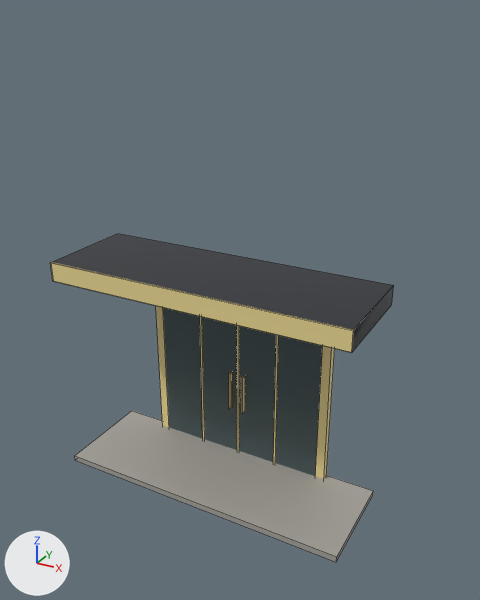
Before and after pictures for a commit that changed the FBX model unity/Assets/Models/Buildings/a2009/800/entrance_close.fbx.
Before and after are seen from a camera (50 mm lens) standing at (4.65, -8.91, 7.12) and looking at (0.4, -1.18, 3.25). Lighting does not change. The marker at lower left points along +X, +Y and +Z. The older version comes first. Mesh edges are drawn as thin lines. Where no turn or scale is listed for an object, it has been applied to the vertices.

Objects in the first picture: 'a2009/800/entrance_close'.
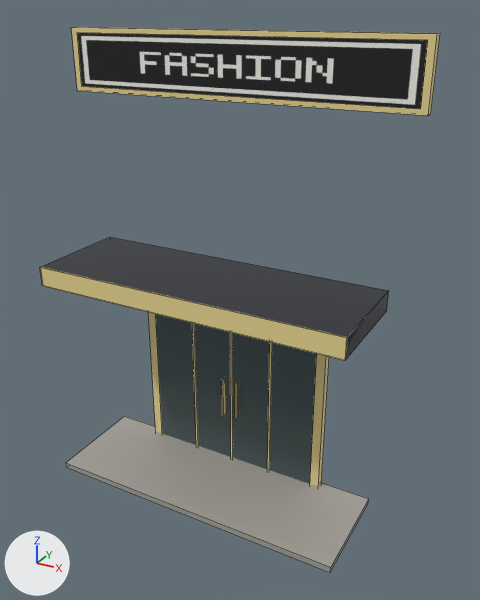
The change, as a diff of the scene's bpy script:
```diff
--- a/unity/Assets/Models/Buildings/a2009/800/entrance_close.fbx.py
+++ b/unity/Assets/Models/Buildings/a2009/800/entrance_close.fbx.py
@@ me_a2009_800_entrance_close @@
 # verts and faces of me_a2009_800_entrance_close; kept vertices keep their numbers, new ones are numbered from 84
-me_a2009_800_entrance_close.from_pydata(...)  # 84 vertices, 54 faces; spans x -2.4..2.4, y -2.02..-0.4, z -0.05..3.6
+me_a2009_800_entrance_close.from_pydata(...)  # 96 vertices, 60 faces; spans x -2.7..2.7, y -2.24..-0.62, z -0.05..6.85
+# me_a2009_800_entrance_close part 1: the loose piece of 8 vertices spanning x -2.4..2.4, y -2.0..-0.4, z -0.05..0.05 is scaled about its middle by (1.12, 0.075, 9), then moved by (0.0, 0.52, 6.4), in mat_bd_gold (yellow #edda95)
+# me_a2009_800_entrance_close part 2: the loose piece of 12 vertices spanning x -2.4..2.4, y -2.02..-0.4, z 3.3..3.6 is moved by (0.0, -0.22, 0.0)
+# me_a2009_800_entrance_close part 3: the loose piece of 8 vertices spanning x -1.6..1.6, y -0.52..-0.4, z 0.0..3.3 is moved by (0.0, -0.22, 0.0)
+# me_a2009_800_entrance_close part 4: the loose piece of 4 vertices spanning x -1.45..1.45, y -0.52, z 0.0..3.15 is moved by (0.0, -0.22, 0.0)
+# me_a2009_800_entrance_close part 5: the loose piece of 8 vertices spanning x -2.4..2.4, y -2.0..-0.4, z -0.05..0.05 is copied, and the copy is moved by (0.0, -0.22, 0.0); it spans x -2.4..2.4, y -2.22..-0.62, z -0.05..0.05
+# me_a2009_800_entrance_close part 6: the loose piece of 4 vertices spanning x -0.72..-0.68, y -0.52, z 0.0..3.15 is moved by (0.0, -0.22, 0.0)
+# me_a2009_800_entrance_close part 7: the loose piece of 4 vertices spanning x -0.02..0.02, y -0.52, z 0.0..3.15 is moved by (0.0, -0.22, 0.0)
+# me_a2009_800_entrance_close part 8: the loose piece of 4 vertices spanning x 0.68..0.72, y -0.52, z 0.0..3.15 is moved by (0.0, -0.22, 0.0)
+# me_a2009_800_entrance_close part 9: the loose piece of 8 vertices spanning x -0.14..-0.1, y -0.6..-0.52, z 0.9..1.6 is moved by (0.0, -0.22, 0.0)
+# me_a2009_800_entrance_close part 10: the loose piece of 8 vertices spanning x 0.1..0.14, y -0.6..-0.52, z 0.9..1.6 is moved by (0.0, -0.22, 0.0)
+# me_a2009_800_entrance_close part 11
+verts[84] = (-2.6, -0.74, 6.02)  # pixel (81, 86)
+verts[85] = (2.6, -0.74, 6.02)  # pixel (420, 108)
+verts[86] = (2.6, -0.74, 6.78)  # pixel (427, 40)
+verts[87] = (-2.6, -0.74, 6.78)  # pixel (77, 32)
+faces += [(84, 85, 86, 87)]  # mat_bd_sign_atlas (picture img_bd_sign_atlas_png)
+# other edits to the shape of me_a2009_800_entrance_close do not show in these pictures
 me_a2009_800_entrance_close.materials.append(mat_bd_brack)
@@ me_a2009_800_entrance_close @@
 me_a2009_800_entrance_close.materials.append(mat_bd_stone)
+me_a2009_800_entrance_close.materials.append(mat_bd_sign_atlas)  # picture img_bd_sign_atlas_png
```

What differs and where, as boxes (x1, y1, x2, y2) in the pictures (480 x 600 px; the box of a moved part takes in the faces that stretch with it):
'a2009/800/entrance_close', reshaped (17% wider, 66% taller)
    before: (51, 234, 394, 562)
    after: (40, 27, 440, 572)
part 1 of me_a2009_800_entrance_close, moved or reshaped
    before: (75, 411, 373, 562)
    after: (71, 27, 440, 116)
part 2 of me_a2009_800_entrance_close, moved or reshaped
    before: (51, 234, 394, 353)
    after: (40, 237, 389, 360)
part 3 of me_a2009_800_entrance_close, moved or reshaped (mostly hidden)
    before: (156, 306, 335, 479)
    after: (148, 312, 329, 487)
part 4 of me_a2009_800_entrance_close, moved or reshaped
    before: (163, 308, 322, 476)
    after: (156, 314, 317, 484)
part 5 of me_a2009_800_entrance_close, added
    after: (66, 416, 369, 572)
part 6 of me_a2009_800_entrance_close, moved or reshaped (mostly hidden)
    before: (200, 317, 205, 439)
    after: (192, 323, 198, 446)
part 7 of me_a2009_800_entrance_close, moved or reshaped
    before: (237, 325, 239, 451)
    after: (230, 332, 233, 458)
part 8 of me_a2009_800_entrance_close, moved or reshaped
    before: (273, 335, 279, 463)
    after: (267, 342, 272, 470)
part 9 of me_a2009_800_entrance_close, moved or reshaped
    before: (229, 371, 233, 410)
    after: (222, 377, 226, 416)
part 10 of me_a2009_800_entrance_close, moved or reshaped
    before: (241, 375, 245, 413)
    after: (235, 381, 239, 420)
part 11 of me_a2009_800_entrance_close, added
    after: (77, 33, 428, 109)
